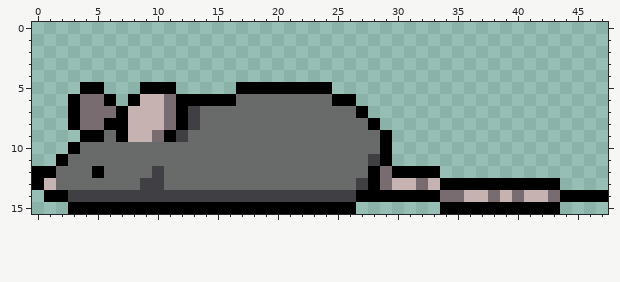
Two states of a pixel-art file, Assets/Sprites/rat_proto.aseprite. This is how it looked before the edit.
48x16 pixels, 1 frame.
The result:
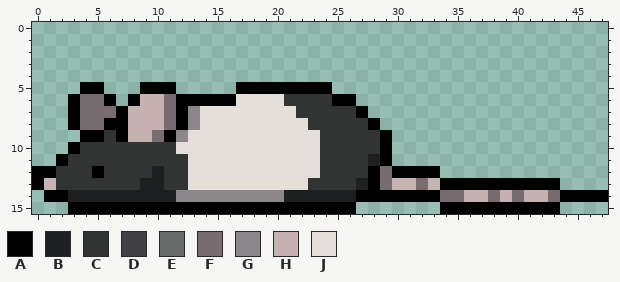
Palette (. is transparent): A #000000  B #1e1f21  C #313433  D #404044  E #696a6a  F #796c71  G #8b878b  H #c6b3b1  J #e5dfd9
The edit:
layer "Group 1/Layer 5" now hidden
layer "Group 1/Layer 13" added
Changed rows in their new state; - is an unchanged pixel.
Layer "Group 1/Layer 13":
first column x 2:
 6 ---------------JJJJCCCC----
 7 -----------GJJJJJJJJCCCCC--
 8 -----------GJJJJJJJJJCCCCC-
 9 ----C-----GJJJJJJJJJJJCCCCC
10 --CCCCCCCCJJJJJJJJJJJJCCCCC
11 -CCCCCCCCCCJJJJJJJJJJJCCCCB
12 CCC-CCCCBCCJJJJJJJJJJJCCCC-
13 CCCCCCCBBCCJJJJJJJJJJCCCCB-
14 -BBBBBBBBBGGGGGGGGGBBBBBB--
Changed places in both pictures, as pixel boxes (x1, y1, x2, y2):
changed: (56, 94, 380, 202)
